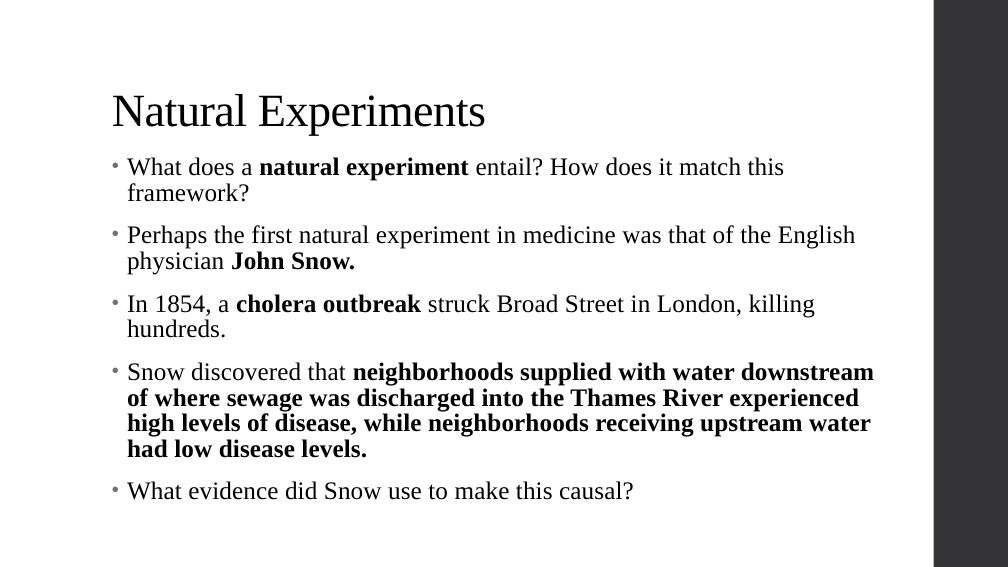
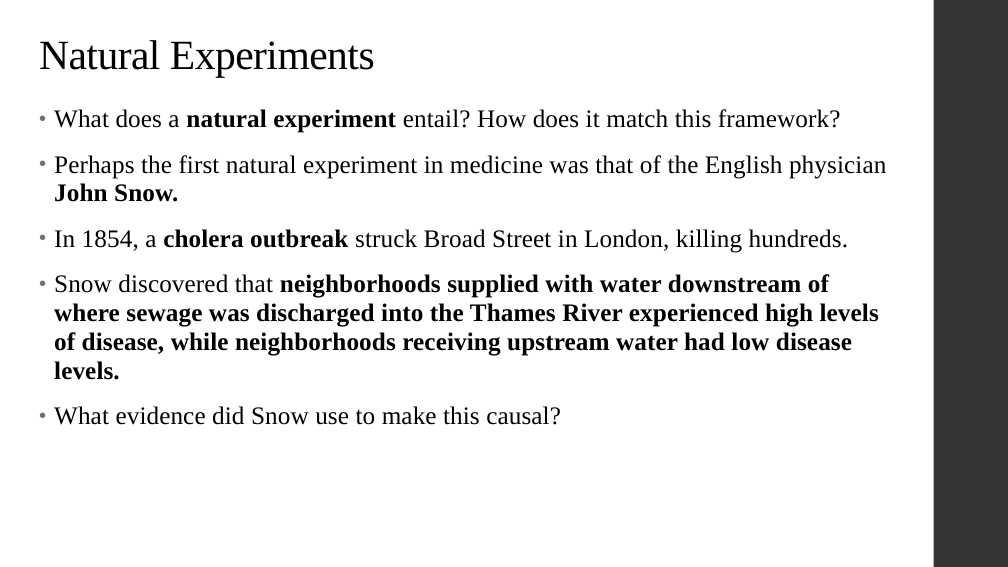
Before and after one commit to alex-hoagland/HAD5744, a slide deck: slide 86 of Lecture01_Introduction/Lecture1_Frameworks.pptx (slide 67 before the commit). Drawn at 1008x567 pixels with LibreOffice and Linux fonts; fonts in the diff are those of the drawing. Boxes give left, top, right and bottom in pixels: in the first picture for what was removed or moved away, otherwise in the second. Text is boxed around its words. In the diff, an @@ line names an element or a change of style, - is before the commit and + after.

```diff
--- a/Lecture01_Introduction/Lecture1_Frameworks.pptx
+++ b/Lecture01_Introduction/Lecture1_Frameworks.pptx
@@ title "Natural Experiments" moved from (x1=112, y1=94, x2=486, y2=135) to (x1=39, y1=40, x2=375, y2=77) @@
@@ title "Natural Experiments" at (x1=39, y1=40, x2=375, y2=77): size 44 to 39.6 pt @@
@@ text "What does a natural experiment ..." moved from (x1=127, y1=157, x2=874, y2=500) to (x1=54, y1=109, x2=886, y2=425) @@
@@ text "What does a natural experiment ..." at (x1=54, y1=109, x2=886, y2=425): line spacing 0.85 to 0.95 @@
```
Also in this commit, not shown: 14 other slides changed, 9 slides added, 4 slides removed, 1 other file.
